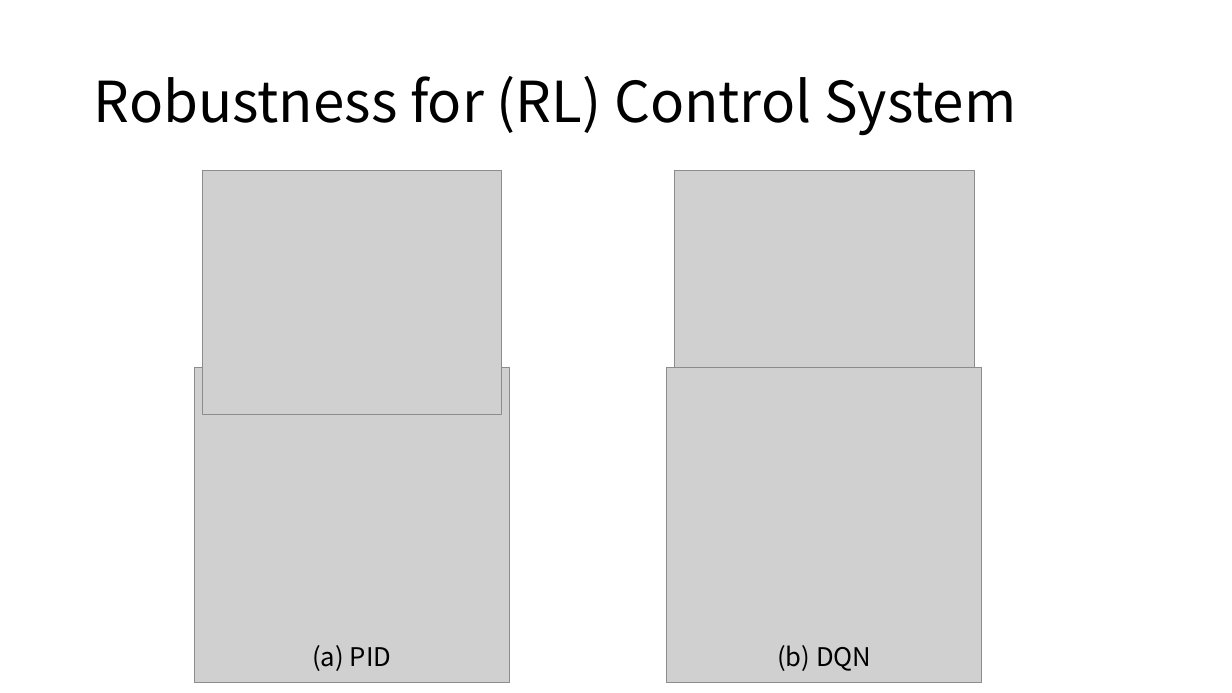
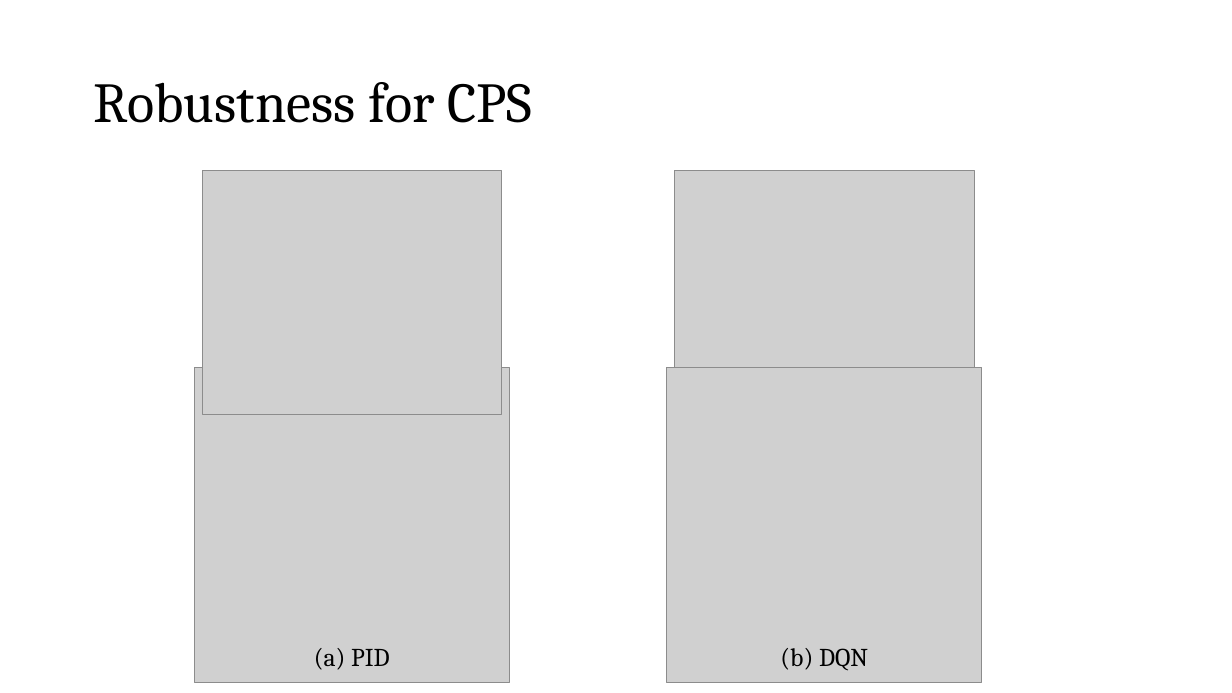
Before and after one commit to SteveZhangBit/SteveZhangBit.github.io, a slide deck: slide 15 of statics/slides/2022-Fall-Research Intro-CJ.pptx (slide 11 before the commit). Drawn at 1232x693 pixels with LibreOffice and Linux fonts; fonts in the diff are those of the drawing; grey boxes stand for pictures. Boxes give left, top, right and bottom in pixels: in the first picture for what was removed or moved away, otherwise in the second. Text is boxed around its words. In the diff, an @@ line names an element or a change of style, - is before the commit and + after.

```diff
--- a/statics/slides/2022-Fall-Research Intro-CJ.pptx
+++ b/statics/slides/2022-Fall-Research Intro-CJ.pptx
@@ title at [94, 82, 532, 123]: text changed; font Noto Sans CJK SC to Cambria @@
-Robustness for (RL) Control System
+Robustness for CPS
@@ text "(a) PID" at [314, 648, 390, 670]: font Noto Sans CJK SC to Cambria @@
@@ text "(b) DQN" at [780, 648, 868, 671]: font Noto Sans CJK SC to Cambria @@
```
Also in this commit, not shown: 15 other slides changed, 8 slides added, 2 slides removed, 1 other file.
